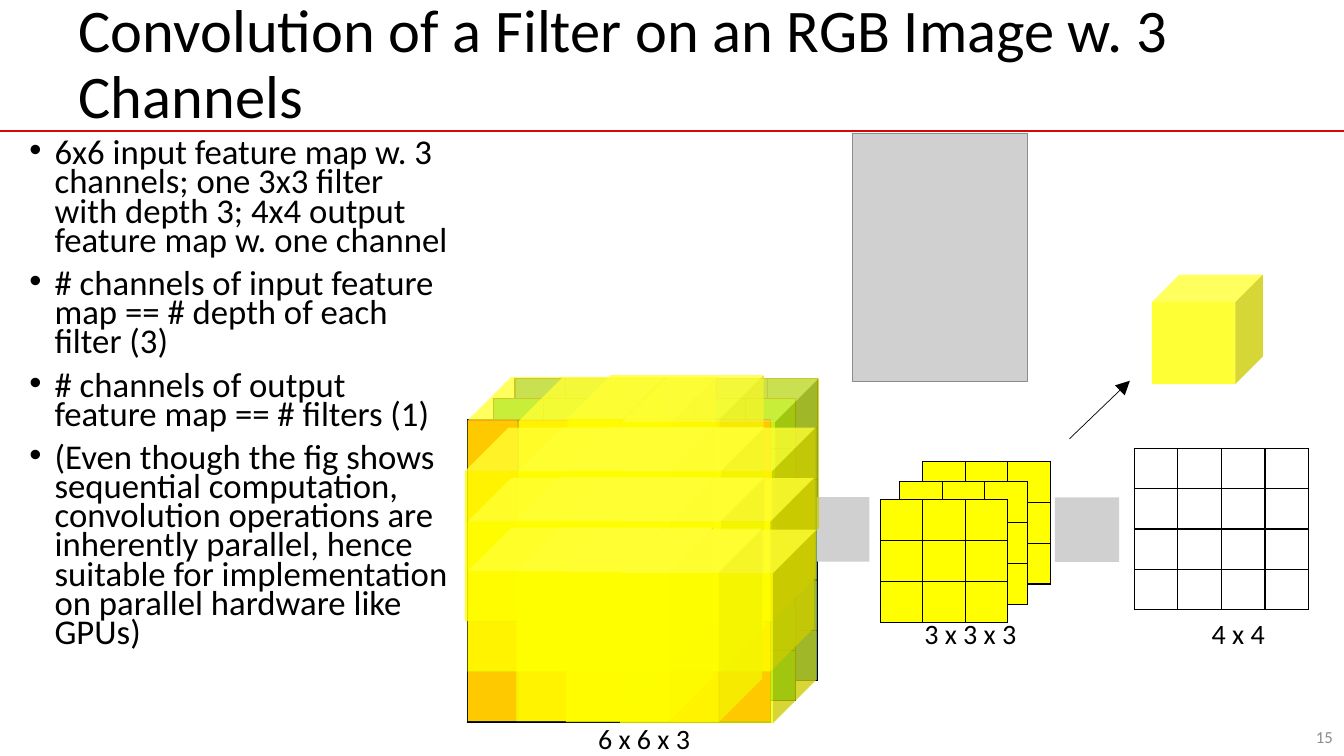
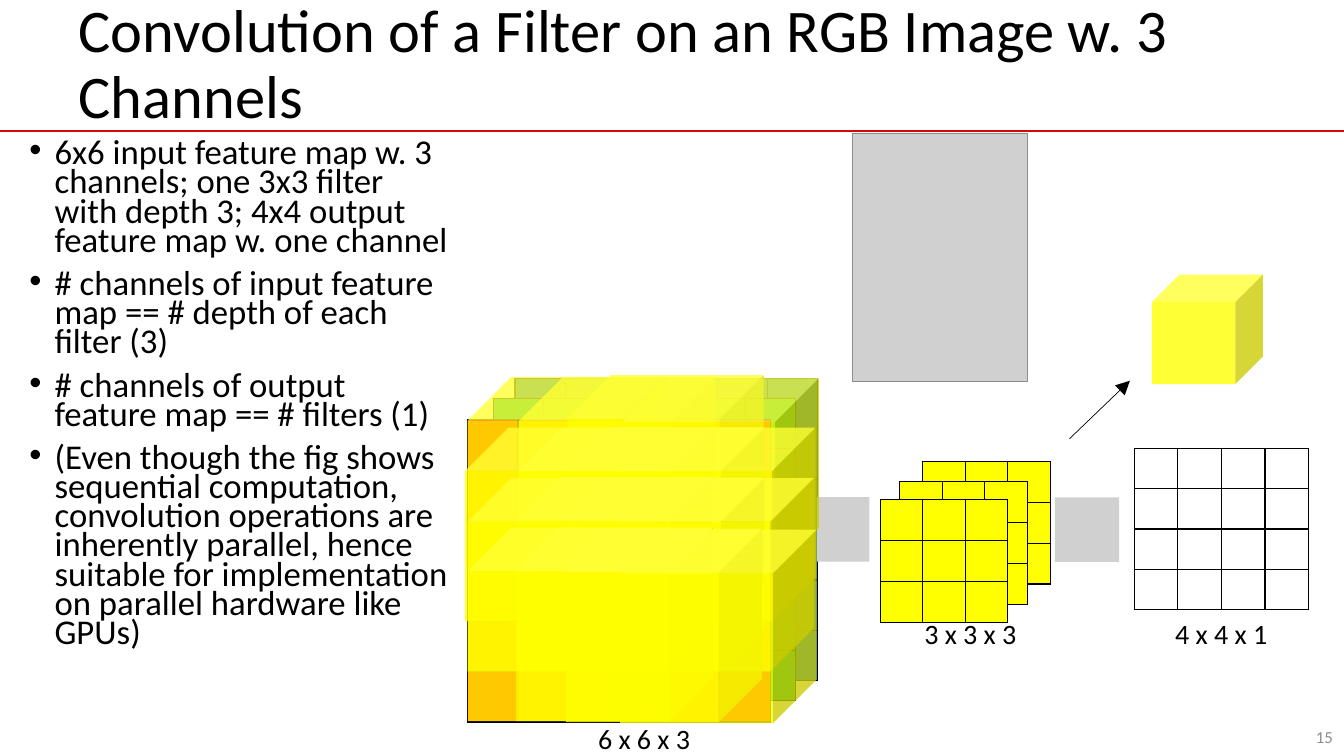
Before and after one commit to guhofstra/CSC144V, a slide deck: slide 15 of PPTs/L3.1 Convolutional Neural Networks.pptx. Drawn at 1344x756 pixels with LibreOffice and Linux fonts; fonts in the diff are those of the drawing; grey boxes stand for pictures. Boxes give left, top, right and bottom in pixels: in the first picture for what was removed or moved away, otherwise in the second. Text is boxed around its words. In the diff, an @@ line names an element or a change of style, - is before the commit and + after.

```diff
--- a/PPTs/L3.1 Convolutional Neural Networks.pptx
+++ b/PPTs/L3.1 Convolutional Neural Networks.pptx
@@ text at (1175, 626, 1267, 644): text changed @@
-4 x 4
+4 x 4 x 1
```
Also in this commit, not shown: 5 other slides changed, 1 other file.
